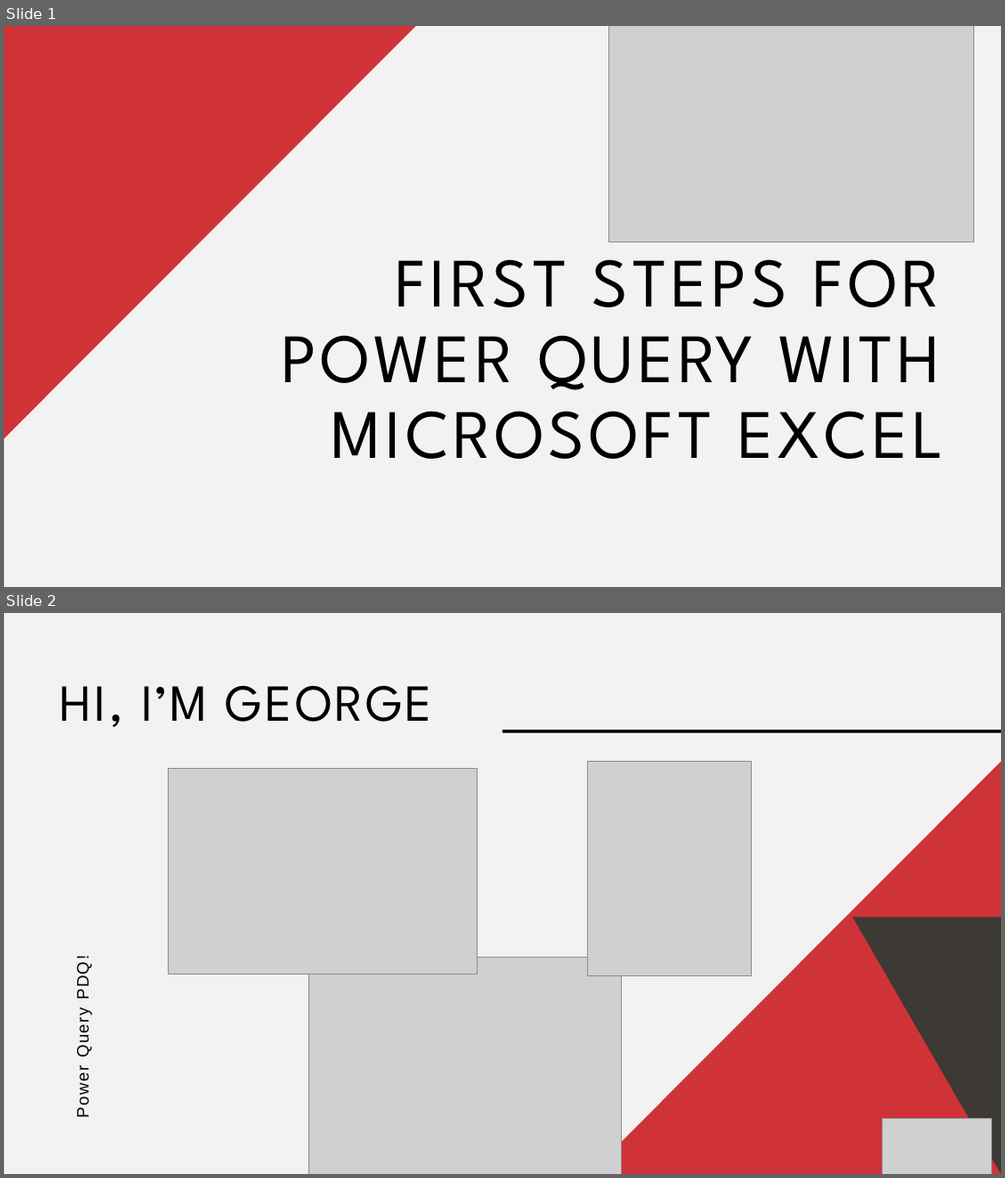
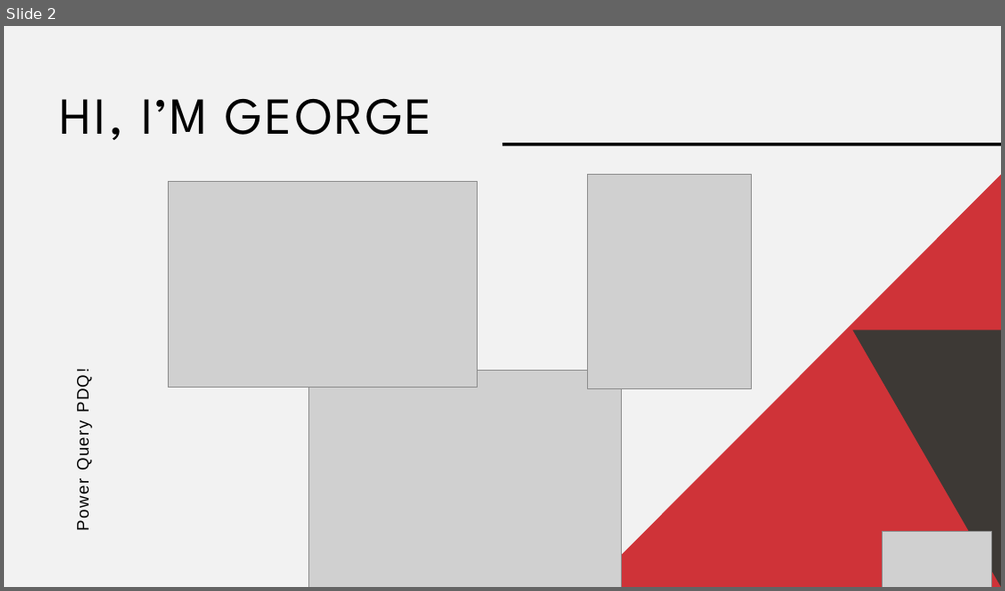
Before and after one commit to stringfestdata/pp-pdq, a slide deck: pp-pdq.pptx. Shown one above the other, each under a label of ours: slides 1 and 2 before the commit, slide 2 after it. The pictures are 1005x1178 and 1005x591 pixels, drawn with LibreOffice and Linux fonts; fonts in the diff are those of the drawing; grey boxes stand for pictures; background and template pictures are left out. Boxes give left, top, right and bottom in pixels: in the first picture for what was removed or moved away, otherwise in the second. Text is boxed around its words. In the diff, an @@ line names an element or a change of style, - is before the commit and + after.

```diff
--- a/pp-pdq.pptx
+++ b/pp-pdq.pptx
@@ slide 1 removed at box(4, 26, 1001, 587), background picture (left out) @@
@@ freeform shape removed at box(4, 26, 415, 438) @@
@@ picture removed at box(608, 26, 974, 241) @@
@@ text removed at box(281, 237, 944, 459) @@
-FIRST STEPS FOR POWER QUERY WITH MICROSOFT EXCEL
```
Also in this commit, not shown: 1 slide changed, 2 slides added, 3 other slides removed.
